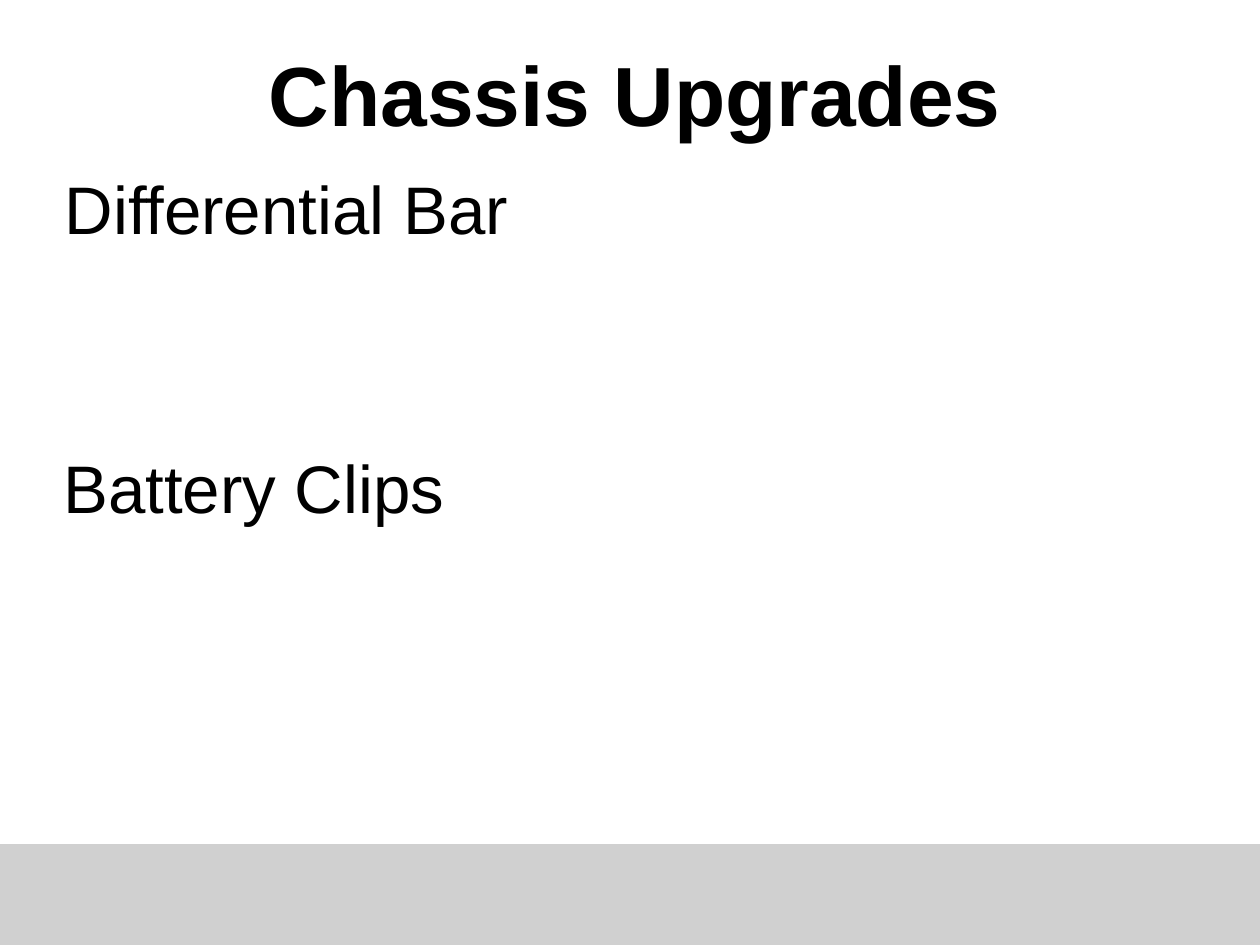
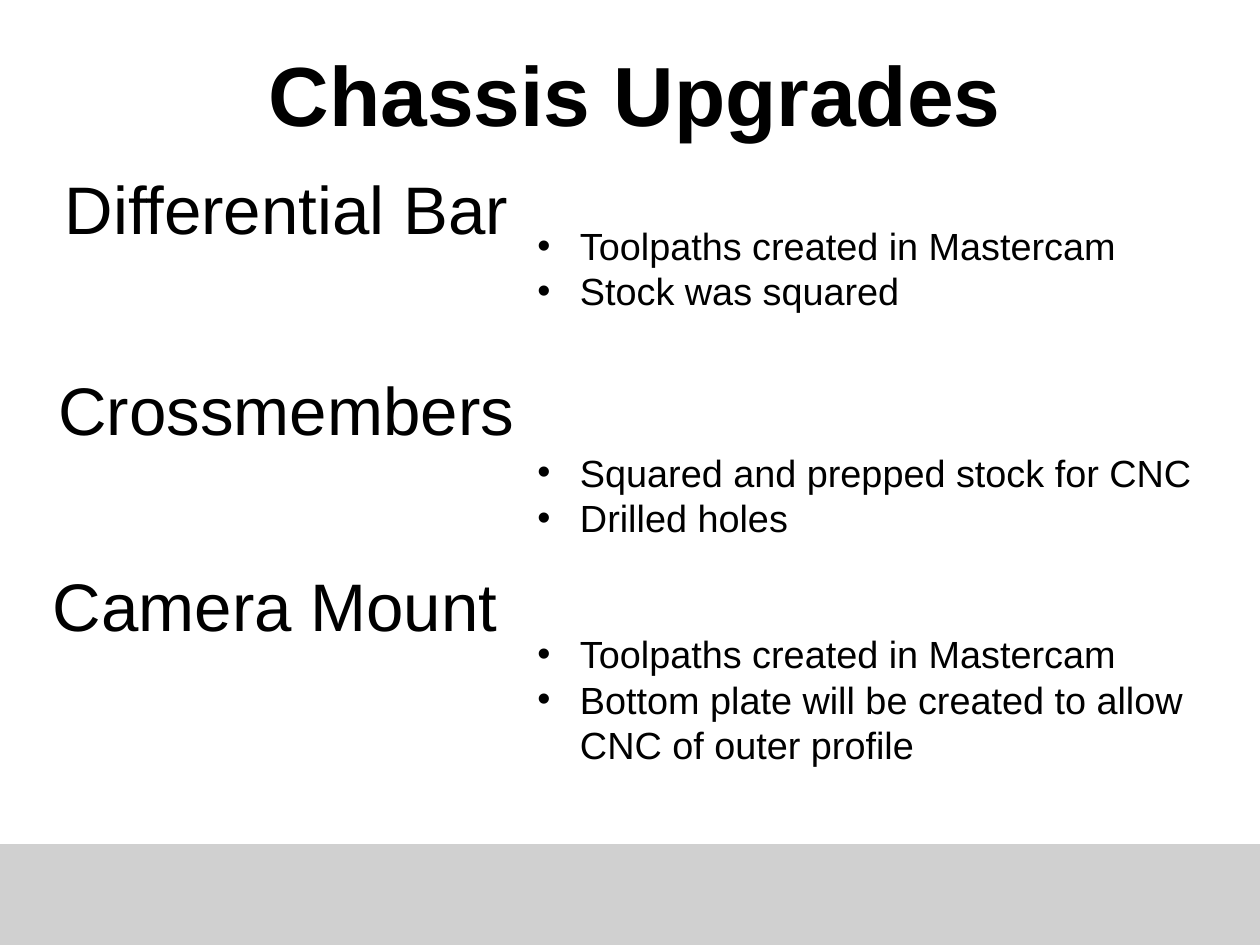
Before and after one commit to ISU-MAVRIC/MAVRIC_Hardware, a slide deck: slide 2 of MAVRIC Midterm Design Powerpoint/MAVRIC14 Jeffrey Kyle Chassis Midterm Design Review.pptx. Drawn at 1260x945 pixels with LibreOffice and Linux fonts; fonts in the diff are those of the drawing; grey boxes stand for pictures. Boxes give left, top, right and bottom in pixels: in the first picture for what was removed or moved away, otherwise in the second. Text is boxed around its words. In the diff, an @@ line names an element or a change of style, - is before the commit and + after.

```diff
--- a/MAVRIC Midterm Design Powerpoint/MAVRIC14 Jeffrey Kyle Chassis Midterm Design Review.pptx
+++ b/MAVRIC Midterm Design Powerpoint/MAVRIC14 Jeffrey Kyle Chassis Midterm Design Review.pptx
@@ text added at (580, 232, 1191, 766), 24 pt, text #000000 @@
+• Toolpaths created in Mastercam
+• Stock was squared
+• Squared and prepped stock for CNC
+• Drilled holes
+• Toolpaths created in Mastercam
+• Bottom plate will be created to allow CNC of outer profile
@@ text added at (58, 386, 514, 436), 42.7 pt, text #000000 @@
+Crossmembers
@@ text removed at (63, 464, 444, 525) @@
-Battery Clips
@@ text added at (53, 584, 498, 632), 42.7 pt, text #000000 @@
+Camera Mount
```
Also in this commit, not shown: 2 other slides changed, 1 slide added, 1 slide removed, 1 other file.
